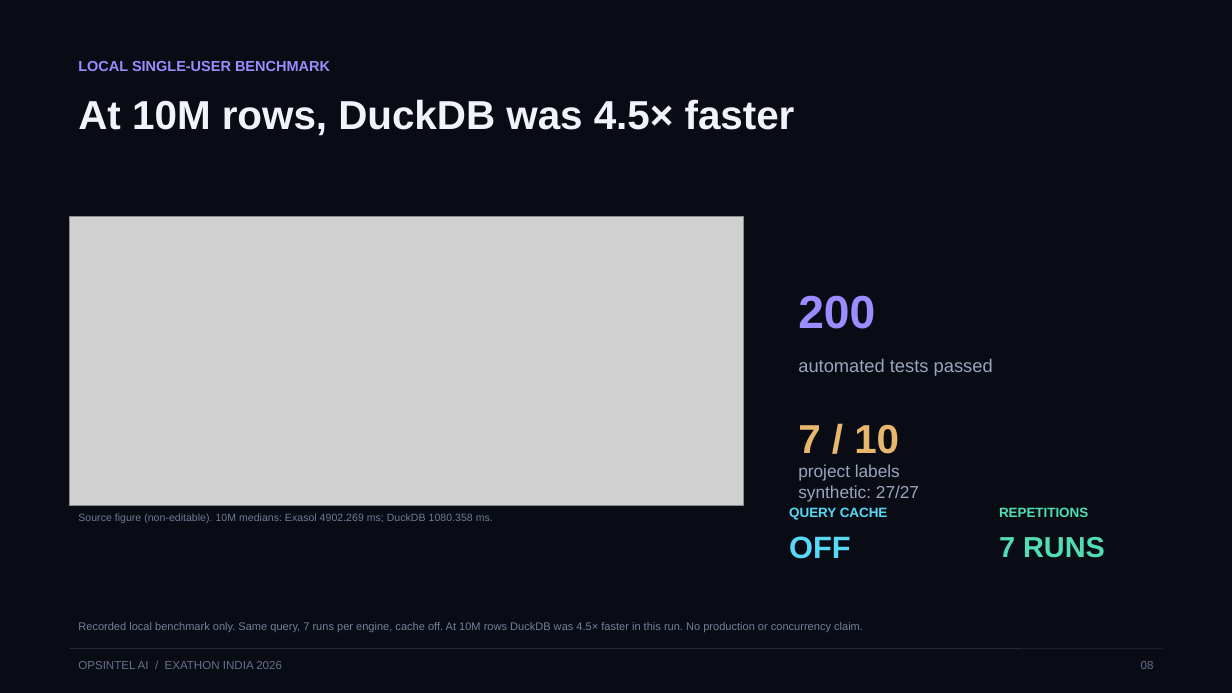
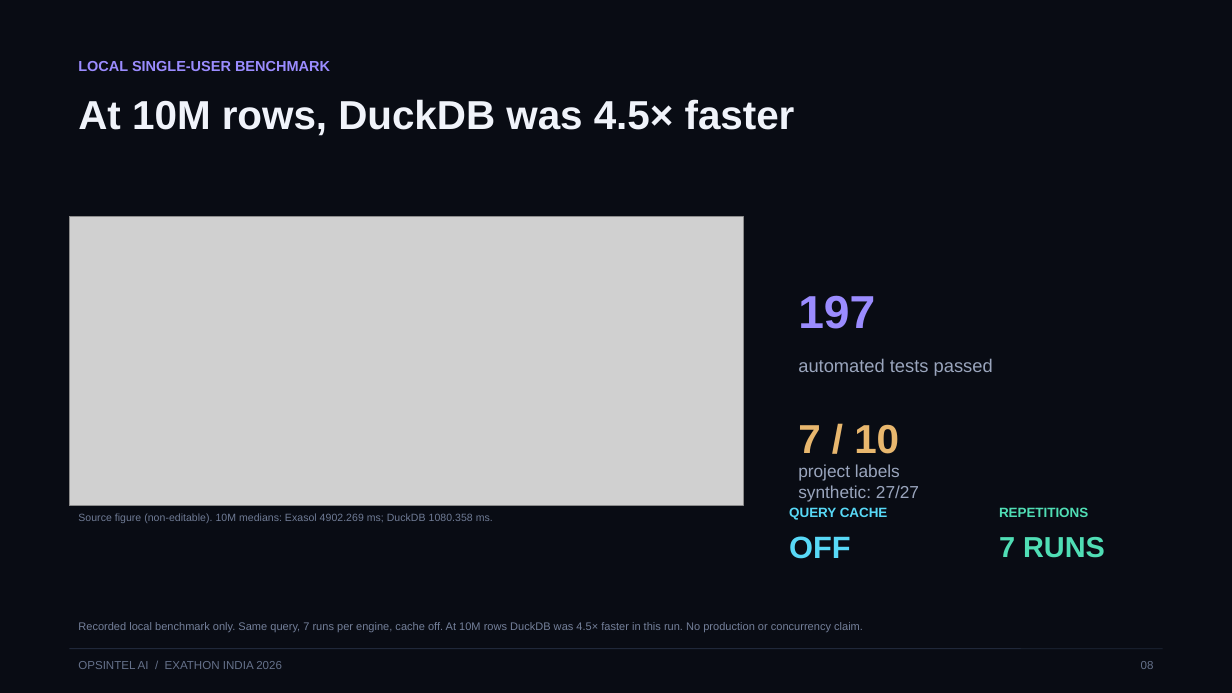
Before and after one commit to Anafa-thabassum/opsintel-ai, a slide deck: slide 8 of submission/opsintel-ai-pitch-deck.pptx. Drawn at 1232x693 pixels with LibreOffice and Linux fonts; fonts in the diff are those of the drawing; grey boxes stand for pictures. Boxes give left, top, right and bottom in pixels: in the first picture for what was removed or moved away, otherwise in the second. Text is boxed around its words. In the diff, an @@ line names an element or a change of style, - is before the commit and + after.

```diff
--- a/submission/opsintel-ai-pitch-deck.pptx
+++ b/submission/opsintel-ai-pitch-deck.pptx
@@ text at <box>798,295,875,329</box>: text changed @@
-200
+197
```
Also in this commit, not shown: 2 other slides changed, 6 other files.
